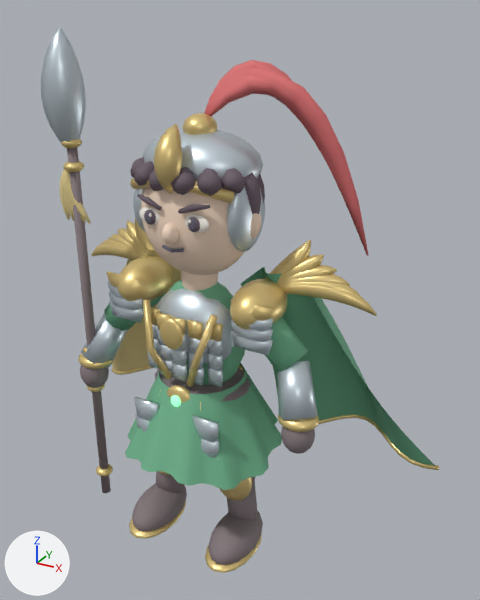
What one commit did to the glTF model samkok/web/models/29-e3.glb.
Camera for both pictures: a camera (50 mm lens) standing at (2.13, -3.34, 3.61) and looking at (0.13, 0.29, 1.8). Every picture has the same lights, and +X, +Y and +Z are marked at lower left. The first picture is the older version.

Names of what the first picture shows: '29_T3_Jade Ranger_Mesh'.
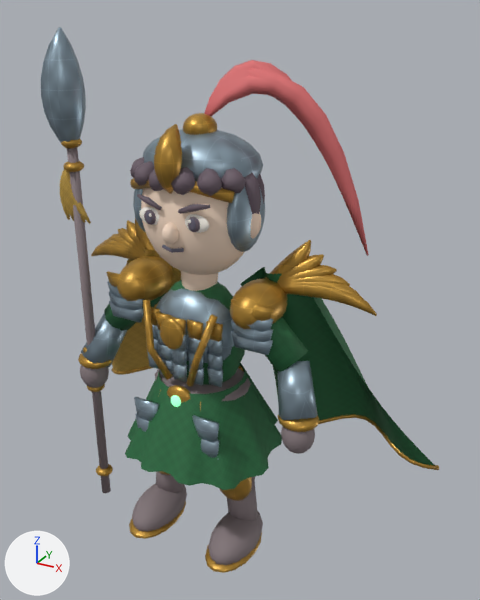
The change, as a list of edits to the scene's bpy script:
```text
Change mat_silk_297344_002:
    where n0 = _N.new('ShaderNodeBsdfPrincipled'); n0.name = 'Principled BSDF'
    remove n0.inputs[0].default_value = (0.161, 0.451, 0.267, 1.0)  # 'Base Color', green #70b38d
    add n2 = _N.new('ShaderNodeTexImage'); n2.name = 'Image Texture'
    add n2.image = img_weave_297344
    add n3 = _N.new('ShaderNodeNormalMap'); n3.name = 'Normal Map'
    add n3.uv_map = 'UVMap'
    add n3.inputs[0].default_value = 0.28  # 'Strength'
    add n4 = _N.new('ShaderNodeTexImage'); n4.name = 'Image Texture.001'
    add n4.image = img_surface_normal_true
    add _L.new(n2.outputs[0], n0.inputs[0])  # 'Color' to 'Base Color'
    add _L.new(n3.outputs[0], n0.inputs[5])  # 'Normal' to 'Normal'
    add _L.new(n4.outputs[0], n3.inputs[1])  # 'Color' to 'Color'
Change mat_accent_d2ab4d_002:
    where n0 = _N.new('ShaderNodeBsdfPrincipled'); n0.name = 'Principled BSDF'
    remove n0.inputs[0].default_value = (0.824, 0.671, 0.302, 1.0)  # 'Base Color', yellow #ead695
    add n2 = _N.new('ShaderNodeTexImage'); n2.name = 'Image Texture'
    add n2.image = img_weave_d2ab4d
    add n3 = _N.new('ShaderNodeNormalMap'); n3.name = 'Normal Map'
    add n3.uv_map = 'UVMap'
    add n3.inputs[0].default_value = 0.28  # 'Strength'
    add n4 = _N.new('ShaderNodeTexImage'); n4.name = 'Image Texture.001'
    add n4.image = img_surface_normal_true
    add _L.new(n2.outputs[0], n0.inputs[0])  # 'Color' to 'Base Color'
    add _L.new(n3.outputs[0], n0.inputs[5])  # 'Normal' to 'Normal'
    add _L.new(n4.outputs[0], n3.inputs[1])  # 'Color' to 'Color'
Change mat_antique_gold_002:
    where n0 = _N.new('ShaderNodeBsdfPrincipled'); n0.name = 'Principled BSDF'
    remove n0.inputs[0].default_value = (0.788, 0.604, 0.247, 1.0)  # 'Base Color', yellow #e6cc88
    add n2 = _N.new('ShaderNodeTexImage'); n2.name = 'Image Texture'
    add n2.image = img_engraved_c99a3f
    add n3 = _N.new('ShaderNodeNormalMap'); n3.name = 'Normal Map'
    add n3.uv_map = 'UVMap'
    add n3.inputs[0].default_value = 0.45  # 'Strength'
    add n4 = _N.new('ShaderNodeTexImage'); n4.name = 'Image Texture.001'
    add n4.image = img_surface_normal_false
    add _L.new(n2.outputs[0], n0.inputs[0])  # 'Color' to 'Base Color'
    add _L.new(n3.outputs[0], n0.inputs[5])  # 'Normal' to 'Normal'
    add _L.new(n4.outputs[0], n3.inputs[1])  # 'Color' to 'Color'
Change mat_steel_002:
    where n0 = _N.new('ShaderNodeBsdfPrincipled'); n0.name = 'Principled BSDF'
    remove n0.inputs[0].default_value = (0.604, 0.686, 0.741, 1.0)  # 'Base Color', light grey #ccd8df
    add n2 = _N.new('ShaderNodeTexImage'); n2.name = 'Image Texture'
    add n2.image = img_engraved_9aafbd
    add n3 = _N.new('ShaderNodeNormalMap'); n3.name = 'Normal Map'
    add n3.uv_map = 'UVMap'
    add n3.inputs[0].default_value = 0.45  # 'Strength'
    add n4 = _N.new('ShaderNodeTexImage'); n4.name = 'Image Texture.001'
    add n4.image = img_surface_normal_false
    add _L.new(n2.outputs[0], n0.inputs[0])  # 'Color' to 'Base Color'
    add _L.new(n3.outputs[0], n0.inputs[5])  # 'Normal' to 'Normal'
    add _L.new(n4.outputs[0], n3.inputs[1])  # 'Color' to 'Color'
Change me_29_t3_jade_ranger_mesh:
    where me_29_t3_jade_ranger_mesh.from_pydata(...)  # 11458 vertices, 21000 faces; spans x -1.5..1.5, y -0.55..0.97, z 0.02..3.51
    me_29_t3_jade_ranger_mesh part 1: texture (UV) coordinates changed
```

Location of each change, [x1, y1, x2, y2] in pixels of the pictures (480 x 600 px):
'29_T3_Jade Ranger_Mesh', surface changed (darker): [41, 27, 439, 573] in both
